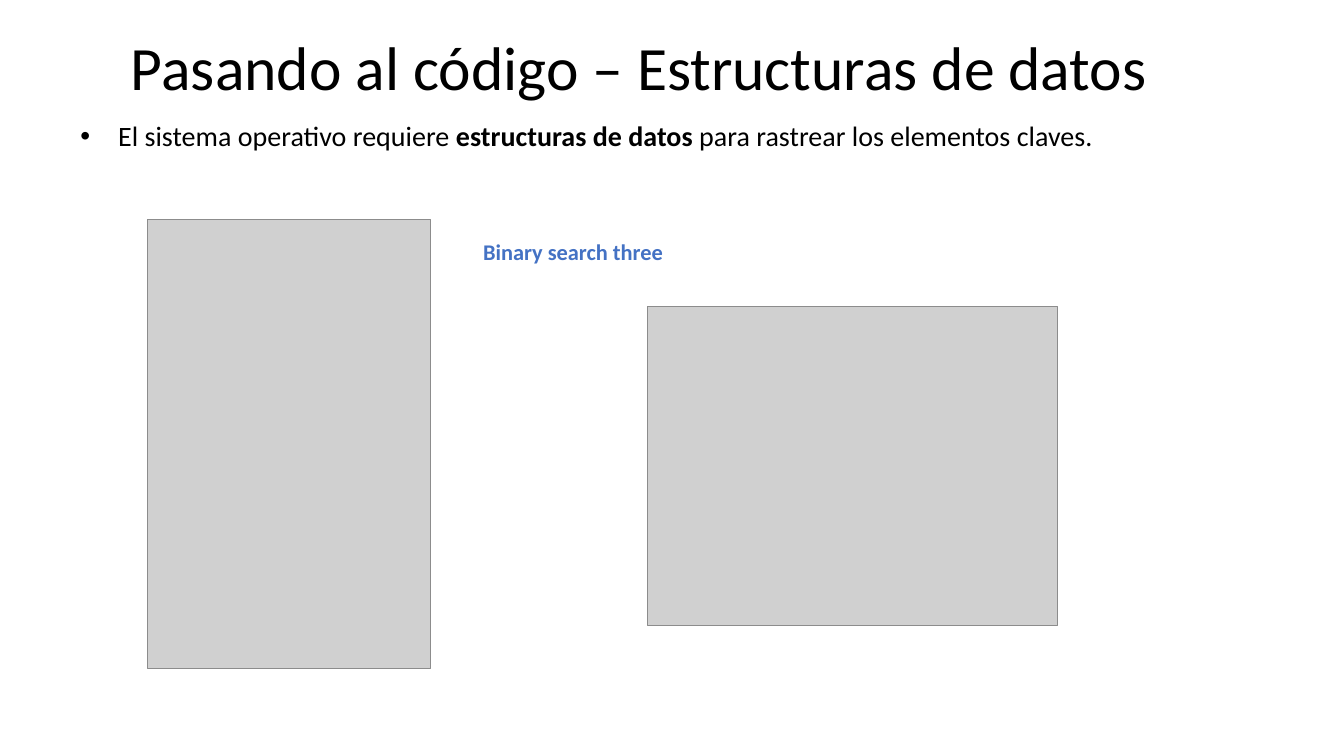
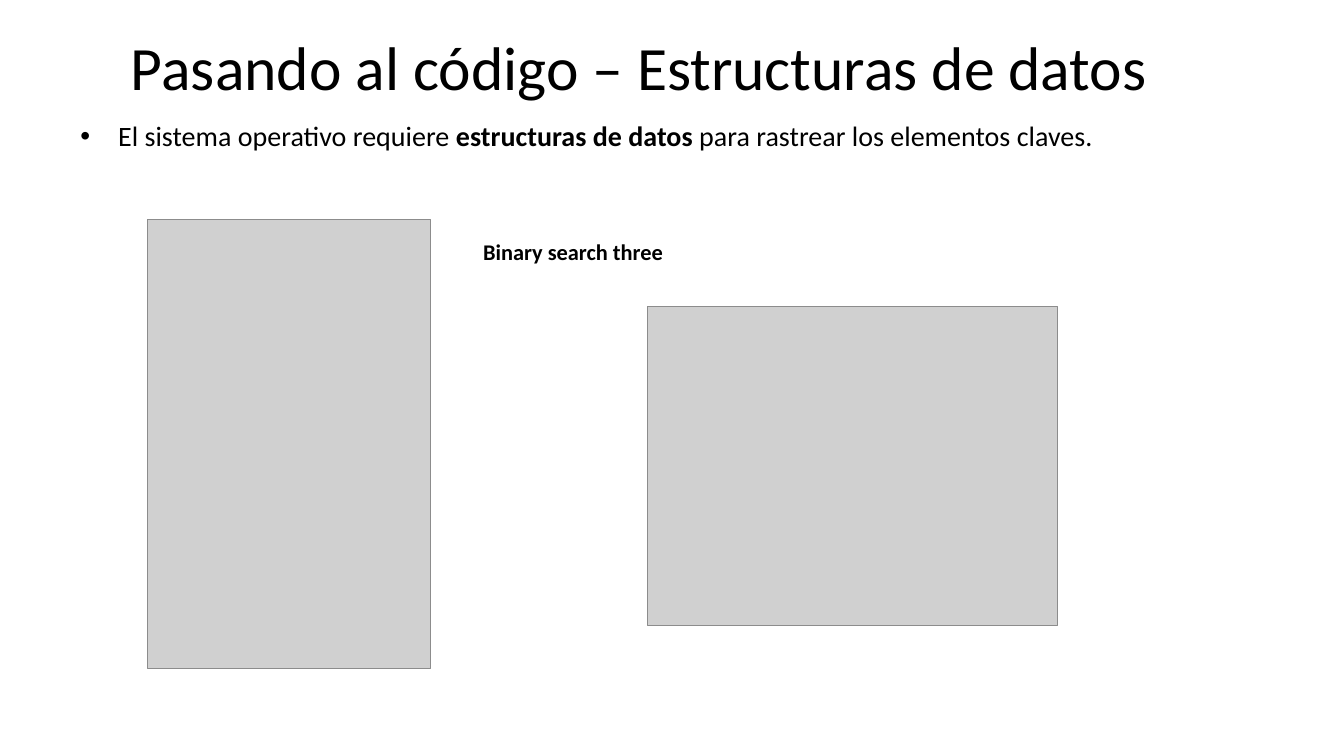
Before and after one commit to udea-so/apuntes_2026-2_SO-virtual, a slide deck: slide 21 of clase_03/SO_apuntes_clase3.pptx (slide 22 before the commit). Drawn at 1344x756 pixels with LibreOffice and Linux fonts; fonts in the diff are those of the drawing; grey boxes stand for pictures. Boxes give left, top, right and bottom in pixels: in the first picture for what was removed or moved away, otherwise in the second. Text is boxed around its words. In the diff, an @@ line names an element or a change of style, - is before the commit and + after.

```diff
--- a/clase_03/SO_apuntes_clase3.pptx
+++ b/clase_03/SO_apuntes_clase3.pptx
@@ text "Binary search three" at (x1=483, y1=244, x2=663, y2=264): text colour #4472C4 to #000000 @@
```
Also in this commit, not shown: 8 other slides changed, 11 other files.
